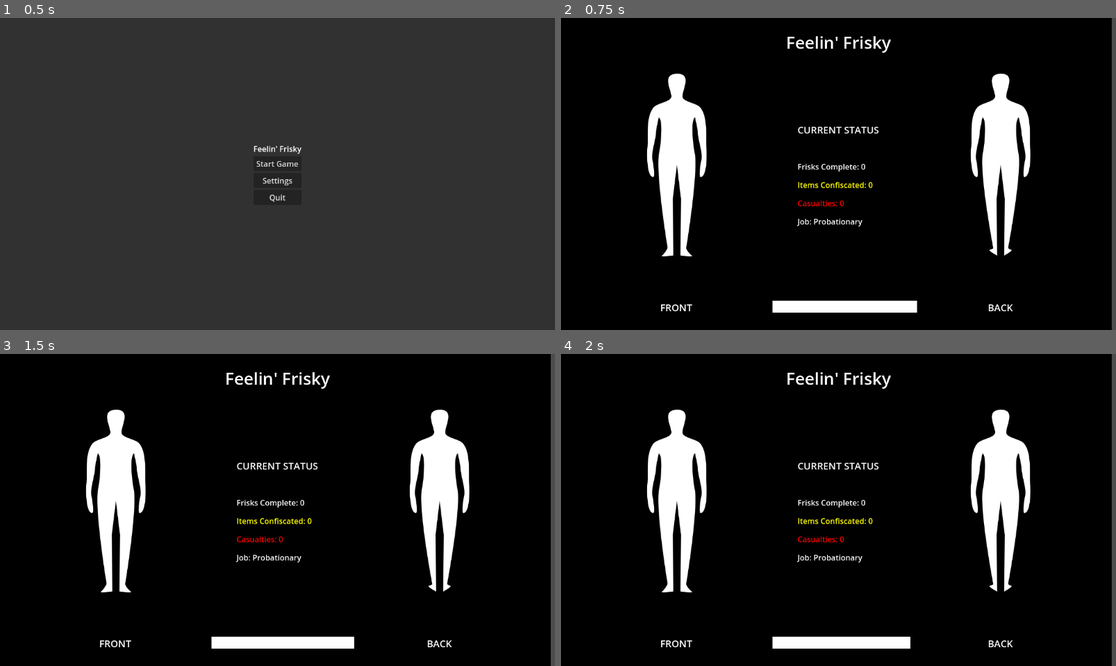
Above: before the commit, frames 1-4 (two rows, left to right).
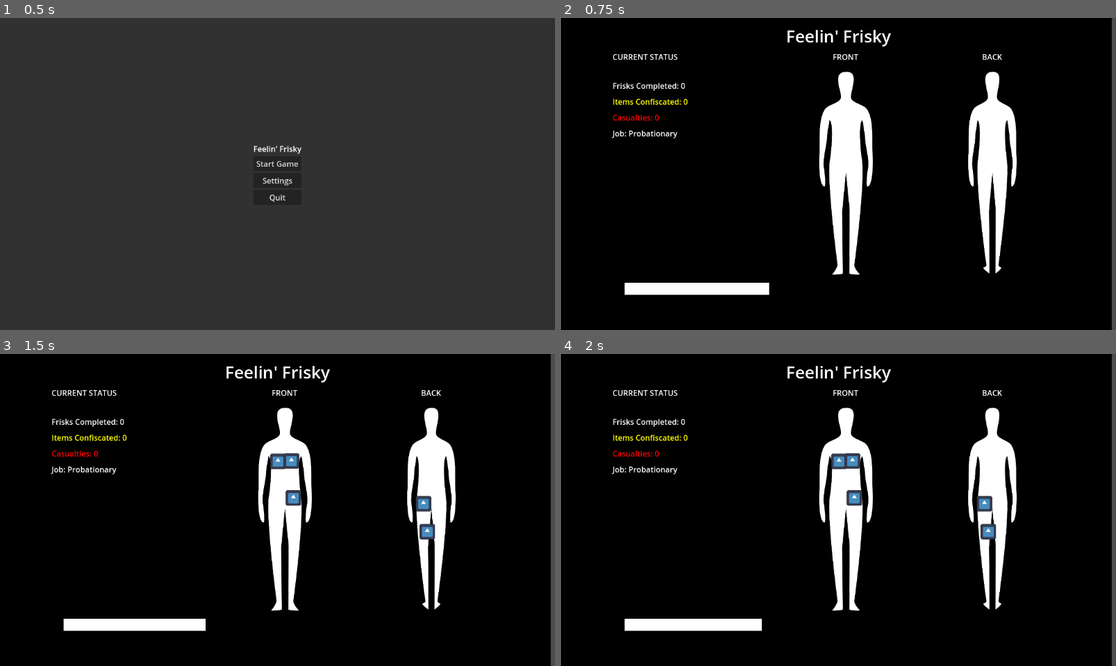
Above: after the commit, the same moments.

Repository: kjgilchrist/feelin-frisky
Game: Godot game, scene res://src/feelin-frisky/scenes/world.tscn
The game is run twice, just before and just after one commit, with the same random seed, the same clock (stepped at 60 frames per second) and the same inputs. The engine's default icon, where the game draws it, is replaced by a stand-in: a white triangle on a blue panel in a dark square.
Inputs:
- Up to frame 1 (0.5 s): no input
- Up to frame 2 (0.75 s): click "Start Game" at 0.5 s
- Up to frame 3 (1.5 s): tap Enter (start_scan) at 1.25 s; hold Enter (start_scan) from 1.28 s (still down)
- Up to frame 4 (2 s): keep holding Enter (start_scan)

Frame 1 is identical in both runs. In frame 2, 13% of the frame differs, in the area x 9-85%, y 3-95%; in frame 3, 13%; in frame 4, 13%.

Commit message:
ui/spawn updates

Diff:
--- a/feelin-frisky/src/feelin-frisky/scenes/game_background.tscn
+++ b/feelin-frisky/src/feelin-frisky/scenes/game_background.tscn
@@ -1,7 +1,7 @@
 [gd_scene load_steps=3 format=3 uid="uid://blywf6ixdc816"]
 
-[ext_resource type="Texture2D" uid="uid://be4pcried6df0" path="res://src/feelin-frisky/art/Front.png" id="1_yaxos"]
-[ext_resource type="Texture2D" uid="uid://ttvhlx2mp0qb" path="res://src/feelin-frisky/art/Back.png" id="2_aq4kl"]
+[ext_resource type="Texture2D" uid="uid://cn4q4t71w8sq8" path="res://src/feelin-frisky/art/Front-Edit.png" id="1_k55o0"]
+[ext_resource type="Texture2D" uid="uid://yveny41p0hb4" path="res://src/feelin-frisky/art/Back - Edit.png" id="2_36imc"]
 
 [node name="GameBackground" type="Control"]
 layout_mode = 3
@@ -24,14 +24,17 @@
 [node name="TitleLabel" type="Label" parent="."]
 custom_minimum_size = Vector2(0, 75)
 layout_mode = 1
-anchors_preset = 10
-anchor_right = 1.0
-offset_bottom = 23.0
+anchors_preset = 5
+anchor_left = 0.5
+anchor_right = 0.5
+offset_left = -109.5
+offset_right = 109.5
+offset_bottom = 75.0
 grow_horizontal = 2
 theme_override_font_sizes/font_size = 35
 text = "Feelin' Frisky"
 horizontal_alignment = 1
-vertical_alignment = 2
+vertical_alignment = 1
 
 [node name="Center" type="CenterContainer" parent="."]
 layout_mode = 1
@@ -45,10 +48,60 @@
 layout_mode = 2
 columns = 3
 
+[node name="StatusLabel" type="Label" parent="Center/MainGrid"]
+custom_minimum_size = Vector2(330, 0)
+layout_mode = 2
+text = "CURRENT STATUS"
+
+[node name="FrontLabel" type="Label" parent="Center/MainGrid"]
+layout_mode = 2
+text = "FRONT"
+horizontal_alignment = 1
+vertical_alignment = 1
+
+[node name="BackLabel" type="Label" parent="Center/MainGrid"]
+layout_mode = 2
+text = "BACK"
+horizontal_alignment = 1
+vertical_alignment = 1
+
+[node name="TextGrid" type="GridContainer" parent="Center/MainGrid"]
+layout_mode = 2
+theme_override_constants/v_separation = 10
+
+[node name="TextFiller" type="Label" parent="Center/MainGrid/TextGrid"]
+layout_mode = 2
+
+[node name="FriskLabel" type="Label" parent="Center/MainGrid/TextGrid"]
+layout_mode = 2
+theme_override_font_sizes/font_size = 16
+text = "Frisks Completed: #"
+
+[node name="ItemLabel" type="Label" parent="Center/MainGrid/TextGrid"]
+layout_mode = 2
+theme_override_colors/font_color = Color(1, 1, 0, 1)
+theme_override_font_sizes/font_size = 16
+text = "Items Confiscated: #"
+vertical_alignment = 1
+
+[node name="CasualtyLabel" type="Label" parent="Center/MainGrid/TextGrid"]
+layout_mode = 2
+theme_override_colors/font_color = Color(1, 0, 0, 1)
+theme_override_font_sizes/font_size = 16
+text = "Casualties: #"
+vertical_alignment = 1
+
+[node name="EmployLabel" type="Label" parent="Center/MainGrid/TextGrid"]
+layout_mode = 2
+theme_override_colors/font_color = Color(1, 1, 1, 1)
+theme_override_font_sizes/font_size = 16
+text = "Job: Unknown"
+vertical_alignment = 1
+
 [node name="FrontFigure" type="TextureRect" parent="Center/MainGrid"]
-custom_minimum_size = Vector2(332, 550)
-layout_mode = 2
-texture = ExtResource("1_yaxos")
+custom_minimum_size = Vector2(300, 450)
+layout_mode = 2
+texture = ExtResource("1_k55o0")
 expand_mode = 1
 
 [node name="FrontLocations" type="AspectRatioContainer" parent="Center/MainGrid/FrontFigure"]
@@ -60,82 +113,41 @@
 grow_vertical = 2
 
 [node name="Right_Forearm" type="Node2D" parent="Center/MainGrid/FrontFigure/FrontLocations" groups=["SpawnLocations"]]
-position = Vector2(112, 247)
+position = Vector2(104, 187)
 
 [node name="Right_Breast" type="Node2D" parent="Center/MainGrid/FrontFigure/FrontLocations" groups=["SpawnLocations"]]
-position = Vector2(153, 182)
+position = Vector2(136, 127)
 
 [node name="Right_Pocket" type="Node2D" parent="Center/MainGrid/FrontFigure/FrontLocations" groups=["SpawnLocations"]]
-position = Vector2(141, 254)
+position = Vector2(134, 203)
 
 [node name="Right_Foot" type="Node2D" parent="Center/MainGrid/FrontFigure/FrontLocations" groups=["SpawnLocations"]]
-position = Vector2(151, 450)
+position = Vector2(138, 428)
 
 [node name="Stomach" type="Node2D" parent="Center/MainGrid/FrontFigure/FrontLocations" groups=["SpawnLocations"]]
-position = Vector2(165, 225)
+position = Vector2(150, 166)
 
 [node name="Crotch" type="Node2D" parent="Center/MainGrid/FrontFigure/FrontLocations" groups=["SpawnLocations"]]
-position = Vector2(166, 265)
+position = Vector2(150, 221)
 
 [node name="Left_Forearm" type="Node2D" parent="Center/MainGrid/FrontFigure/FrontLocations" groups=["SpawnLocations"]]
-position = Vector2(221, 249)
+position = Vector2(198, 184)
 
 [node name="Left_Breast" type="Node2D" parent="Center/MainGrid/FrontFigure/FrontLocations" groups=["SpawnLocations"]]
-position = Vector2(180, 182)
+position = Vector2(164, 126)
 
 [node name="Left_Pocket" type="Node2D" parent="Center/MainGrid/FrontFigure/FrontLocations" groups=["SpawnLocations"]]
-position = Vector2(191, 253)
+position = Vector2(168, 203)
 
 [node name="Left_Foot" type="Node2D" parent="Center/MainGrid/FrontFigure/FrontLocations" groups=["SpawnLocations"]]
-position = Vector2(181, 449)
-
-[node name="TextCenter" type="CenterContainer" parent="Center/MainGrid"]
-custom_minimum_size = Vector2(332, 550)
-layout_mode = 2
-
-[node name="TextGrid" type="GridContainer" parent="Center/MainGrid/TextCenter"]
-layout_mode = 2
-theme_override_constants/v_separation = 15
-
-[node name="StatusLabel" type="Label" parent="Center/MainGrid/TextCenter/TextGrid"]
-custom_minimum_size = Vector2(0, 100)
-layout_mode = 2
-theme_override_font_sizes/font_size = 20
-text = "CURRENT STATUS"
-horizontal_alignment = 1
-vertical_alignment = 1
-
-[node name="FriskLabel" type="Label" parent="Center/MainGrid/TextCenter/TextGrid"]
-layout_mode = 2
-theme_override_font_sizes/font_size = 16
-text = "Frisks Complete: #"
-
-[node name="ItemLabel" type="Label" parent="Center/MainGrid/TextCenter/TextGrid"]
-layout_mode = 2
-theme_override_colors/font_color = Color(1, 1, 0, 1)
-theme_override_font_sizes/font_size = 16
-text = "Items Confiscated: #"
-vertical_alignment = 1
-
-[node name="CasualtyLabel" type="Label" parent="Center/MainGrid/TextCenter/TextGrid"]
-layout_mode = 2
-theme_override_colors/font_color = Color(1, 0, 0, 1)
-theme_override_font_sizes/font_size = 16
-text = "Casualties: #"
-vertical_alignment = 1
-
-[node name="EmployLabel" type="Label" parent="Center/MainGrid/TextCenter/TextGrid"]
-layout_mode = 2
-theme_override_colors/font_color = Color(1, 1, 1, 1)
-theme_override_font_sizes/font_size = 16
-text = "Job: Unknown"
-vertical_alignment = 1
+position = Vector2(164, 428)
 
 [node name="BackFigure" type="TextureRect" parent="Center/MainGrid"]
-custom_minimum_size = Vector2(332, 550)
-layout_mode = 2
-texture = ExtResource("2_aq4kl")
+custom_minimum_size = Vector2(300, 450)
+layout_mode = 2
+texture = ExtResource("2_36imc")
 expand_mode = 1
+stretch_mode = 5
 
 [node name="BackLocations" type="AspectRatioContainer" parent="Center/MainGrid/BackFigure"]
 layout_mode = 1
@@ -146,32 +158,26 @@
 grow_vertical = 2
 
 [node name="Left_Armpit" type="Node2D" parent="Center/MainGrid/BackFigure/BackLocations" groups=["SpawnLocations"]]
-position = Vector2(132, 169)
+position = Vector2(127, 140)
 
 [node name="Left_Butt" type="Node2D" parent="Center/MainGrid/BackFigure/BackLocations" groups=["SpawnLocations"]]
-position = Vector2(147, 265)
+position = Vector2(134, 215)
 
 [node name="Left_Thigh" type="Node2D" parent="Center/MainGrid/BackFigure/BackLocations" groups=["SpawnLocations"]]
-position = Vector2(157, 304)
+position = Vector2(142, 273)
 
 [node name="Right_Armpit" type="Node2D" parent="Center/MainGrid/BackFigure/BackLocations" groups=["SpawnLocations"]]
-position = Vector2(199, 167)
+position = Vector2(174, 140)
 
 [node name="Right_Butt" type="Node2D" parent="Center/MainGrid/BackFigure/BackLocations" groups=["SpawnLocations"]]
-position = Vector2(186, 264)
+position = Vector2(167, 215)
 
 [node name="Right_Thigh" type="Node2D" parent="Center/MainGrid/BackFigure/BackLocations" groups=["SpawnLocations"]]
-position = Vector2(178, 304)
-
-[node name="FrontLabel" type="Label" parent="Center/MainGrid"]
-layout_mode = 2
-theme_override_font_sizes/font_size = 20
-text = "FRONT"
-horizontal_alignment = 1
-vertical_alignment = 1
+position = Vector2(158, 273)
 
 [node name="TimerContainer" type="GridContainer" parent="Center/MainGrid"]
 layout_mode = 2
+theme_override_constants/h_separation = 0
 columns = 2
 
 [node name="TimerFigure" type="TextureRect" parent="Center/MainGrid/TimerContainer"]
@@ -182,9 +188,14 @@
 custom_minimum_size = Vector2(300, 25)
 layout_mode = 2
 
-[node name="BackLabel" type="Label" parent="Center/MainGrid"]
+[node name="FrontFiller" type="Label" parent="Center/MainGrid"]
 layout_mode = 2
 theme_override_font_sizes/font_size = 20
-text = "BACK"
-horizontal_alignment = 1
-vertical_alignment = 1
+horizontal_alignment = 1
+vertical_alignment = 1
+
+[node name="BackFiller" type="Label" parent="Center/MainGrid"]
+layout_mode = 2
+theme_override_font_sizes/font_size = 20
+horizontal_alignment = 1
+vertical_alignment = 1
--- a/feelin-frisky/src/feelin-frisky/scenes/item.tscn
+++ b/feelin-frisky/src/feelin-frisky/scenes/item.tscn
@@ -2,8 +2,6 @@
 
 [ext_resource type="Texture2D" uid="uid://c23gnifambc6t" path="res://src/feelin-frisky/art/icon.svg" id="1_jinp2"]
 
-[node name="Item" type="Node2D" groups=["Items"]]
-
-[node name="ItemImage" type="Sprite2D" parent="."]
+[node name="ItemImage" type="Sprite2D" groups=["Items"]]
 scale = Vector2(0.25, 0.25)
 texture = ExtResource("1_jinp2")
--- /dev/null
+++ b/feelin-frisky/src/feelin-frisky/scenes/item_location.gd
@@ -0,0 +1,16 @@
+extends Node2D
+
+@export var node_name : String
+@export var key_press : String
+
+
+func _ready():
+	pass
+
+
+func _input(event):
+	if event.is_action_pressed(key_press):
+		# If the associated key is pressed, check for child node.
+		# If child, check if child is "Deadly"
+		# If "Deadly" then ++ "Items Confiscated"
+		pass
--- /dev/null
+++ b/feelin-frisky/src/feelin-frisky/scenes/item_location.tscn
@@ -0,0 +1,6 @@
+[gd_scene load_steps=2 format=3 uid="uid://c24o4y726elkk"]
+
+[ext_resource type="Script" path="res://src/feelin-frisky/scenes/item_location.gd" id="1_7vqh7"]
+
+[node name="ItemLocation" type="Node2D"]
+script = ExtResource("1_7vqh7")
--- a/feelin-frisky/src/feelin-frisky/scenes/pause_menu.tscn
+++ b/feelin-frisky/src/feelin-frisky/scenes/pause_menu.tscn
@@ -59,7 +59,7 @@
 
 [node name="QuitBtn" type="Button" parent="CenterContainer/VBoxContainer"]
 layout_mode = 2
-text = "Quit"
+text = "Quit to Menu"
 
 [node name="SettingsMenu" parent="." instance=ExtResource("2_yr55i")]
 visible = false
--- a/feelin-frisky/src/feelin-frisky/scenes/world.tscn
+++ b/feelin-frisky/src/feelin-frisky/scenes/world.tscn
@@ -12,7 +12,7 @@
 [node name="WorldEnvironment" parent="." instance=ExtResource("2_injbn")]
 
 [node name="ScanTimer" type="Timer" parent="."]
-wait_time = 15.0
+wait_time = 5.0
 one_shot = true
 
 [connection signal="timeout" from="ScanTimer" to="." method="_on_scan_timer_timeout"]
--- a/feelin-frisky/src/feelin-frisky/scripts/game_background.gd
+++ b/feelin-frisky/src/feelin-frisky/scripts/game_background.gd
@@ -2,10 +2,11 @@
 
 @onready var world = get_tree().get_root().get_node("World")
 @onready var main_menu = get_tree().get_root().get_node("World/GUI/MainMenu")
-@onready var frisk_label = $Center/MainGrid/TextCenter/TextGrid/FriskLabel
-@onready var item_label = $Center/MainGrid/TextCenter/TextGrid/ItemLabel
-@onready var casualty_label = $Center/MainGrid/TextCenter/TextGrid/CasualtyLabel
-@onready var employ_label = $Center/MainGrid/TextCenter/TextGrid/EmployLabel
+@onready var pause_menu = get_tree().get_root().get_node("World/GUI/PauseMenu")
+@onready var frisk_label = $Center/MainGrid/TextGrid/FriskLabel
+@onready var item_label = $Center/MainGrid/TextGrid/ItemLabel
+@onready var casualty_label = $Center/MainGrid/TextGrid/CasualtyLabel
+@onready var employ_label = $Center/MainGrid/TextGrid/EmployLabel
 var frisks = 0
 var items = 0
 var casualties = 0
@@ -13,9 +14,10 @@
 
 func _ready():
 	main_menu.connect("game_start", _on_game_start)
-	world.connect("update_frisks", _on_update_frisks);
-	world.connect("update_items", _on_update_items);
-	world.connect("update_casualties", _on_update_casualties);
+	pause_menu.connect("quit_game", _on_quit_to_menu)
+	world.connect("update_frisks", _on_update_frisks)
+	world.connect("update_items", _on_update_items)
+	world.connect("update_casualties", _on_update_casualties)
 
 
 func _on_game_start():
@@ -24,12 +26,14 @@
 	items = 0
 	casualties = 0
 	job_status = "Probationary"
-	_update_job()
+	_on_update_frisks(frisks)
+	_on_update_items(items)
+	_on_update_casualties(casualties)
 
 
 func _on_update_frisks(value):
 	frisks += value
-	frisk_label.text = "Frisks Complete: %s" % frisks
+	frisk_label.text = "Frisks Completed: %s" % frisks
 	_update_job()
 
 
@@ -44,7 +48,7 @@
 
 
 func _update_job():
-	if frisks > 0 and casualties == 0:
+	if frisks > 0 and items > 0 and casualties == 0:
 		job_status = "Satisfactory"
 	elif casualties > 0:
 		job_status = "Unsatisfactory"
@@ -53,3 +57,7 @@
 	else:
 		job_status = "Probationary"
 	employ_label.text = "Job: %s" % job_status
+
+
+func _on_quit_to_menu():
+	visible = false
--- a/feelin-frisky/src/feelin-frisky/scripts/main_menu.gd
+++ b/feelin-frisky/src/feelin-frisky/scripts/main_menu.gd
@@ -1,8 +1,11 @@
 extends Control
 
+@onready var pause_menu = get_tree().get_root().get_node("World/GUI/PauseMenu")
 @onready var settings_menu = $SettingsMenu
 signal game_start
 
+func _ready():
+	pause_menu.connect("quit_game", _on_quit_to_menu)
 
 func _on_quit_btn_pressed():
 	get_tree().get_root().propagate_notification(NOTIFICATION_WM_CLOSE_REQUEST)
@@ -16,3 +19,7 @@
 func _on_start_btn_pressed():
 	visible = false
 	emit_signal("game_start")
+
+
+func _on_quit_to_menu():
+	visible = true
--- a/feelin-frisky/src/feelin-frisky/scripts/pause_menu.gd
+++ b/feelin-frisky/src/feelin-frisky/scripts/pause_menu.gd
@@ -3,11 +3,11 @@
 var is_paused: set = _set_is_paused, get = _get_is_paused
 @onready var main_menu = get_tree().get_root().get_node("World/GUI/MainMenu")
 @onready var settings_menu = $SettingsMenu
+signal quit_game
 
 func _input(event):
 	if event.is_action_pressed("pause") and !main_menu.visible:
 		self.is_paused = !is_paused
-
 
 func _set_is_paused(value):
 	is_paused = value
@@ -24,8 +24,9 @@
 
 
 func _on_quit_btn_pressed():
-	get_tree().get_root().propagate_notification(NOTIFICATION_WM_CLOSE_REQUEST)
-	get_tree().quit()
+	emit_signal("quit_game")
+	visible = false
+	self.is_paused = false
 
 
 func _on_settings_btn_pressed():
--- a/feelin-frisky/src/feelin-frisky/scripts/world.gd
+++ b/feelin-frisky/src/feelin-frisky/scripts/world.gd
@@ -2,26 +2,36 @@
 
 @onready var item_scene = preload("res://src/feelin-frisky/scenes/item.tscn")
 @onready var main_menu= $GUI/MainMenu
+@onready var pause_menu = get_tree().get_root().get_node("World/GUI/PauseMenu")
 @onready var scan_timer = $ScanTimer
 @onready var SpawnLocations = get_tree().get_nodes_in_group("SpawnLocations")
 @onready var timer_bar = get_tree().get_root().get_node("World/GUI/GameBackground/Center/MainGrid/TimerContainer/TimerVisual")
 signal update_frisks(value)
 signal update_items(value)
 signal update_casualties(value)
-var num_items = 5
+var num_items
 
-# Called when the node enters the scene tree for the first time.
+
 func _ready():
 	main_menu.connect("game_start", _on_game_start)
+	pause_menu.connect("quit_game", _on_quit_to_menu)
+	num_items = 5
+	scan_timer.wait_time = 15 # Reset to 15 after testing
 
 
-# Called every frame. 'delta' is the elapsed time since the previous frame.
 func _process(_delta):
-	if Input.is_action_pressed("start_scan"):
+	# If Enter/Neck Button is pressed and the timer isn't going.
+	if Input.is_action_pressed("start_scan") and scan_timer.time_left == 0:
 		scan_timer.start()
 		_spawn_items()
+	# If the timer is going, move bar visualizer.
 	if scan_timer.time_left > 0:
 		_update_timer_bar()
+	# If all of the items are gone, end the timer early.
+	# This should be changed only to the "Deadly" items.
+	if scan_timer.time_left > 0 and get_tree().get_nodes_in_group("Items").size() <= 0:
+		scan_timer.stop()
+		scan_timer.emit_signal("timeout")
 
 
 func _on_game_start():
@@ -34,26 +44,43 @@
 	var locs = SpawnLocations.duplicate()
 	for i in num_items:
 		var rand_index = randi() % locs.size()
-		var rand_loc = locs[rand_index]
-		# Spawn the thing
+		# Spawn the thing as child of the Node in GameBackground
+		# This retains the position of the Node within the Control layout.
 		var item = item_scene.instantiate()
-		add_child(item)
-		item.set_position(rand_loc.position)
+		locs[rand_index].add_child(item)
+		# Decide if "Deadly"?
 		locs.erase(locs[rand_index])
-	# print(locs)
 	print(get_tree().get_nodes_in_group("Items"))
 
 
 func _update_timer_bar():
 	var fraction_left = (scan_timer.time_left / scan_timer.wait_time)
+	# Force percent to be a float to avoid float errors.
 	var bar_percent = int(300 * fraction_left)
 	timer_bar.custom_minimum_size.x = bar_percent
 
 
 func _on_scan_timer_timeout():
+	# Regardless of outcome, the frisk is over. Increase frisks.
 	emit_signal("update_frisks", 1)
+	# Check remaining items to see if any are "Deadly" and update casualties.
+	# HERE
+	# Each time they complete a frisk, the number of items increases to a max.
+	if num_items < 15:
+		num_items += 1
+	# Each time they complete a frisk, decrease the time to a min.
+	if scan_timer.wait_time > 5:
+		scan_timer.wait_time -= 1
+	# Reset timer visualizer.
 	timer_bar.custom_minimum_size.x = 300
-	var delete = get_tree().get_nodes_in_group("Items")
-	var num_del = delete.size()
-	for i in num_del:
-		delete[num_del - i].queue_free()
+	# Remove all Item children that still exist.
+	for item in get_tree().get_nodes_in_group("Items"):
+		item.queue_free()
+
+
+func _on_quit_to_menu():
+	if scan_timer.time_left > 0:
+		scan_timer.stop()
+		scan_timer.emit_signal("timeout")
+	num_items = 5
+	scan_timer.wait_time = 15 # Reset to 15 after testing
